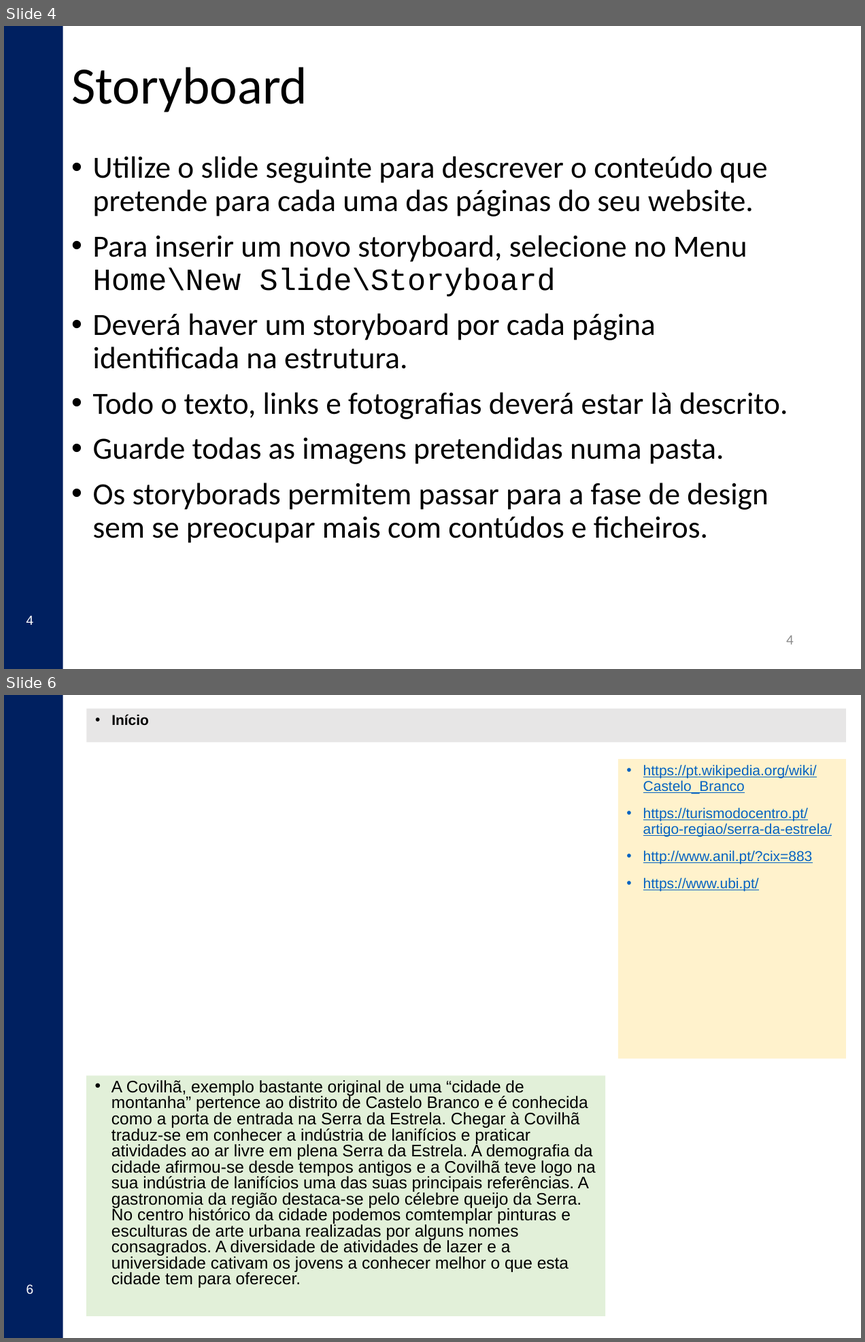
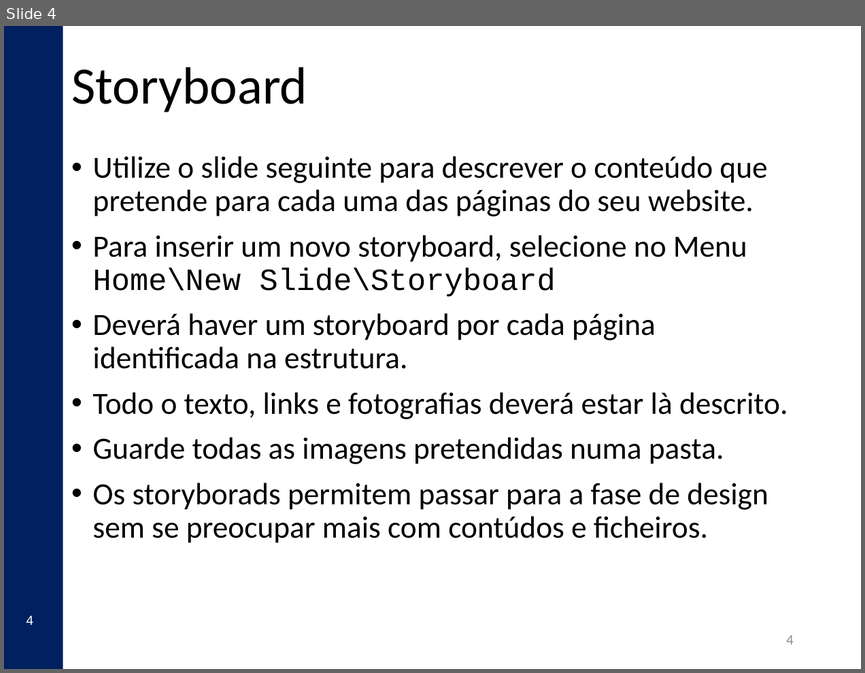
Before and after one commit to Gabulhas/CompWeb, a slide deck: UBI_CompWeb_2018_templates.pptx. Shown one above the other, each under a label of ours: slides 4 and 6 before the commit, slide 4 after it; the slides between them are not shown. The pictures are 865x1342 and 865x673 pixels, drawn with LibreOffice and Linux fonts; fonts in the diff are those of the drawing; background and template pictures are left out. Boxes give left, top, right and bottom in pixels: in the first picture for what was removed or moved away, otherwise in the second. Text is boxed around its words. In the diff, an @@ line names an element or a change of style, - is before the commit and + after.

Commit message:
Procura os textos no powerpoint no storyboard "início"

```diff
--- a/UBI_CompWeb_2018_templates.pptx
+++ b/UBI_CompWeb_2018_templates.pptx
@@ slide 6 removed at box(4, 695, 861, 1338), background #FFFFFF; not listed: 3 template elements that a slide beside it also shows @@
@@ text removed at box(86, 709, 845, 742) @@
-• Início
@@ text removed at box(618, 759, 847, 1058) @@
-• https://pt.wikipedia.org/wiki/Castelo_Branco
-• https://turismodocentro.pt/artigo-regiao/serra-da-estrela/
-• http://www.anil.pt/?cix=883
-• https://www.ubi.pt/
@@ text removed at box(86, 1075, 606, 1317) @@
-• A Covilhã, exemplo bastante original de uma “cidade de montanha” pertence ao distrito de Castelo Branco e é conhecida como a porta de entrada na Serra da Estrela. Chegar à Covilhã traduz-se em conhecer a indústria de lanifícios e praticar atividades ao ar livre em plena Serra da Estrela. A demografia da cidade afirmou-se desde tempos antigos e a Covilhã teve logo na sua indústria de lanifícios uma das suas principais referências. A gastronomia da região destaca-se pelo célebre queijo da Serra. No centro histórico da cidade podemos comtemplar pinturas e esculturas de arte urbana realizadas por alguns nomes consagrados. A diversidade de atividades de lazer e a universidade cativam os jovens a conhecer melhor o que esta cidade tem para oferecer.
```
Also in this commit, not shown: 9 slides changed, 3 slides added, 2 other slides removed.
